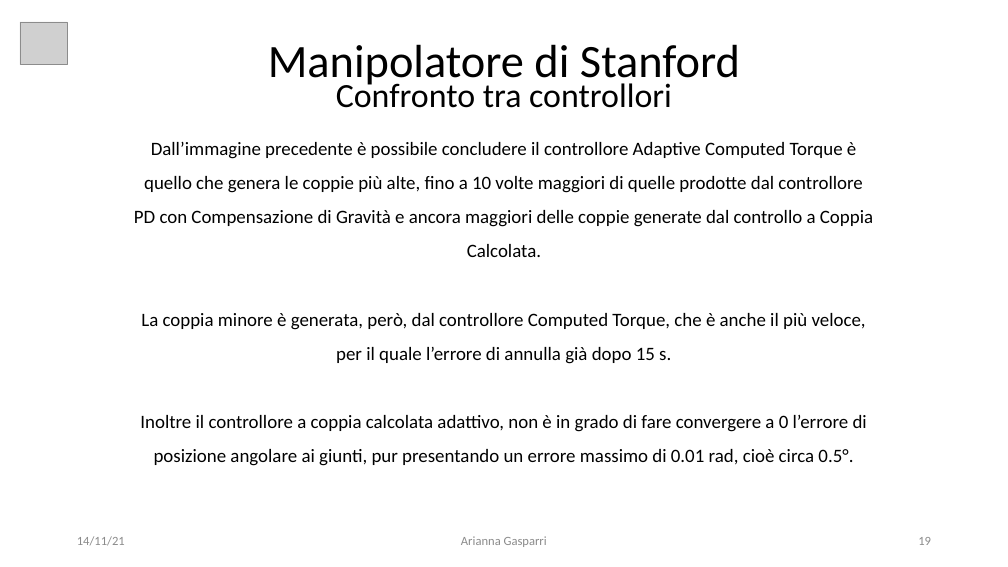
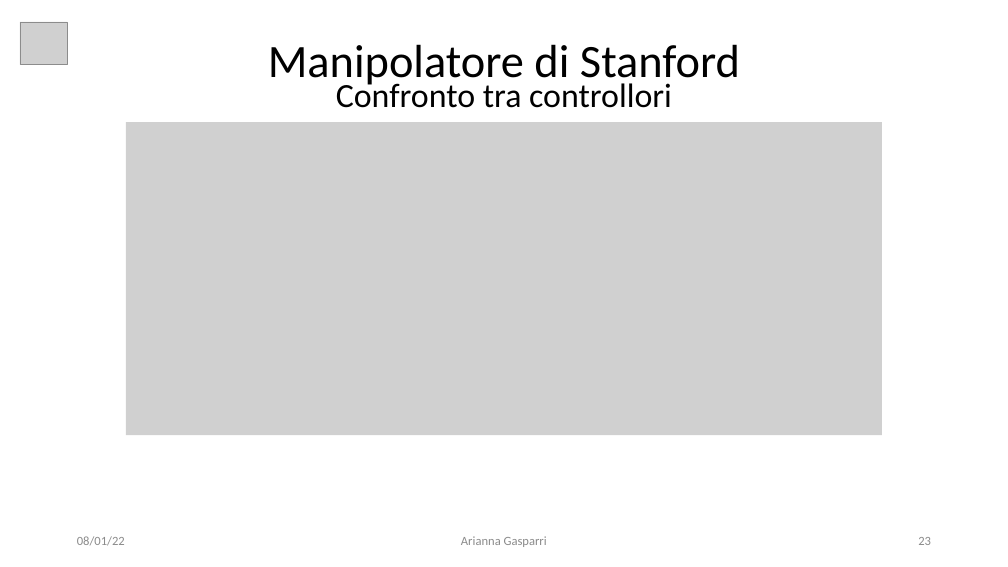
Before and after one commit to giga487/BicchiGas, a slide deck: slide 23 of Relazione/Presentazione.pptx (slide 19 before the commit). Drawn at 1008x567 pixels with LibreOffice and Linux fonts; fonts in the diff are those of the drawing; grey boxes stand for pictures. Boxes give left, top, right and bottom in pixels: in the first picture for what was removed or moved away, otherwise in the second. Text is boxed around its words. In the diff, an @@ line names an element or a change of style, - is before the commit and + after.

```diff
--- a/Relazione/Presentazione.pptx
+++ b/Relazione/Presentazione.pptx
@@ picture added at (126,122,882,435) @@
@@ text removed at (134,142,873,466) @@
-Dall’immagine precedente è possibile concludere il controllore Adaptive Computed Torque è quello che genera le coppie più alte, fino a 10 volte maggiori di quelle prodotte dal controllore PD con Compensazione di Gravità e ancora maggiori delle coppie generate dal controllo a Coppia Calcolata.
-La coppia minore è generata, però, dal controllore Computed Torque, che è anche il più veloce, per il quale l’errore di annulla già dopo 15 s.
-Inoltre il controllore a coppia calcolata adattivo, non è in grado di fare convergere a 0 l’errore di posizione angolare ai giunti, pur presentando un errore massimo di 0.01 rad, cioè circa 0.5°.
@@ text at (77,536,125,546): text changed @@
-14/11/21
+08/01/22
@@ page number at (918,537,931,545): text changed @@
-19
+23
```
Also in this commit, not shown: 23 other slides changed, 14 slides added, 3 slides removed, 44 other files.
